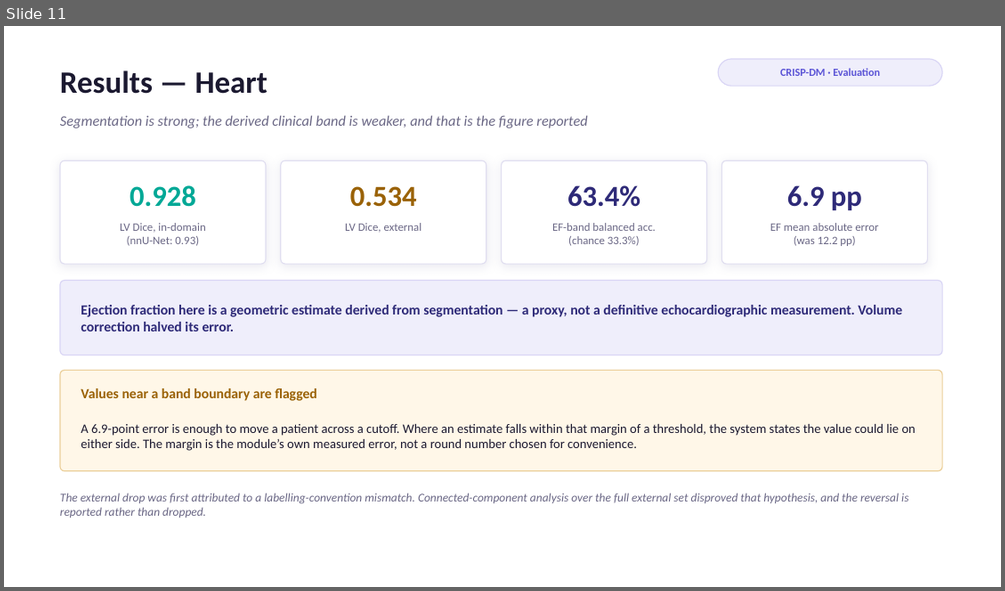
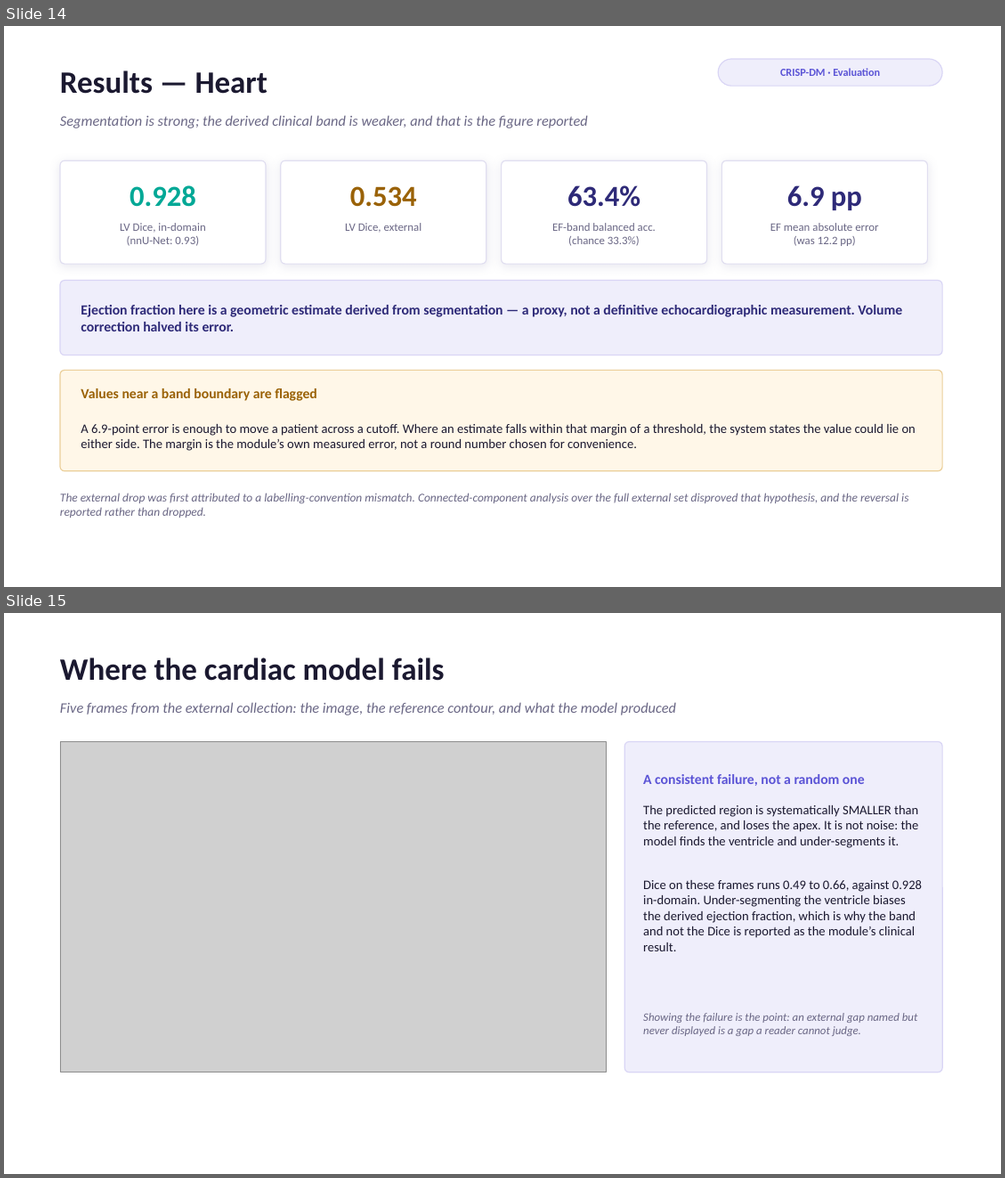
Before and after one commit to maryembrik/POCUS_Project, a slide deck: _docs/POCUS-Emergency-Presentation.pptx. Shown one above the other, each under a label of ours: slide 11 before the commit, slides 14 and 15 after it. The pictures are 1005x591 and 1005x1178 pixels, drawn with LibreOffice and Linux fonts; fonts in the diff are those of the drawing; grey boxes stand for pictures. Boxes give left, top, right and bottom in pixels: in the first picture for what was removed or moved away, otherwise in the second. Text is boxed around its words. In the diff, an @@ line names an element or a change of style, - is before the commit and + after.

```diff
--- a/_docs/POCUS-Emergency-Presentation.pptx
+++ b/_docs/POCUS-Emergency-Presentation.pptx
@@ slide 15 added at <box>4,613,1001,1174</box>, background #FFFFFF @@
@@ text added at <box>60,657,445,681</box>, 30 pt, text #1B1930, bold @@
+Where the cardiac model fails
@@ text added at <box>60,702,676,715</box>, 14 pt, text #6A6785, italic @@
+Five frames from the external collection: the image, the reference contour, and what the model produced
@@ picture added at <box>60,742,606,1072</box> @@
@@ rounded rectangle added at <box>624,742,942,1072</box>, fill #EFEEFB, outline #D9D5F5 1 pt @@
@@ text added at <box>643,774,865,786</box>, 13.5 pt, text #5B54D6, bold @@
+A consistent failure, not a random one
@@ text added at <box>643,805,919,848</box>, 12.5 pt, text #1B1930 @@
+The predicted region is systematically SMALLER than the reference, and loses the apex. It is not noise: the model finds the ventricle and under-segments it.
@@ text added at <box>643,880,922,951</box>, 12.5 pt, text #1B1930 @@
+Dice on these frames runs 0.49 to 0.66, against 0.928 in-domain. Under-segmenting the ventricle biases the derived ejection fraction, which is why the band and not the Dice is reported as the module’s clinical result.
@@ text added at <box>643,1013,917,1036</box>, 11 pt, text #6A6785, italic @@
+Showing the failure is the point: an external gap named but never displayed is a gap a reader cannot judge.
@@ what was slide 11 is now slide 14 @@
```
Also in this commit, not shown: 3 other slides added.
